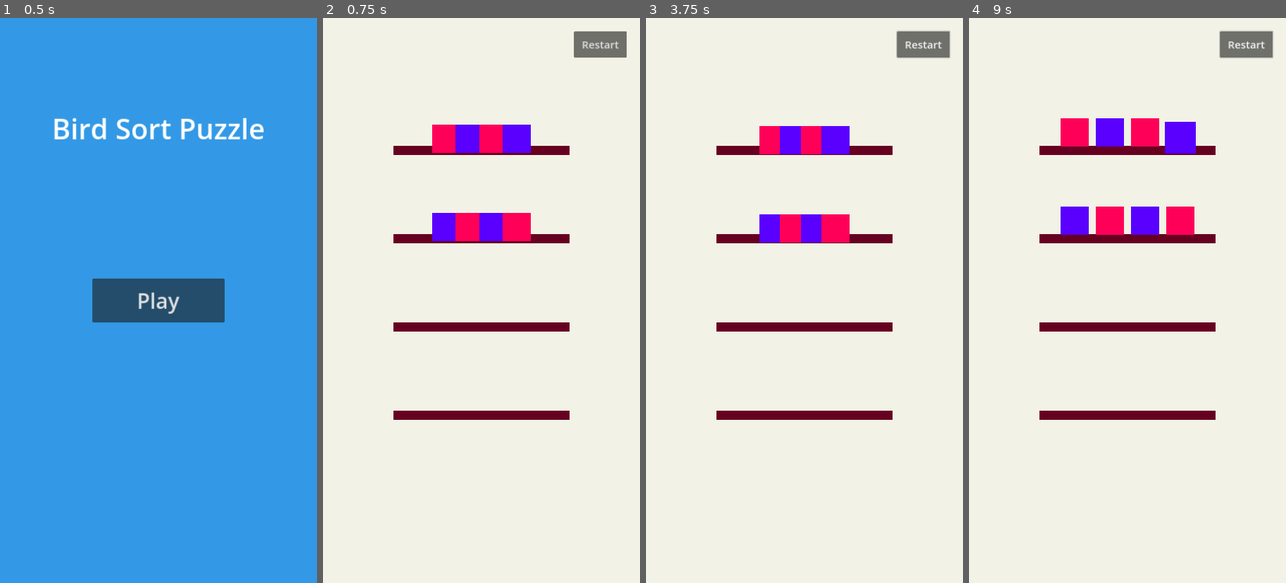
Above: before the commit, frames 1-4 (left to right).
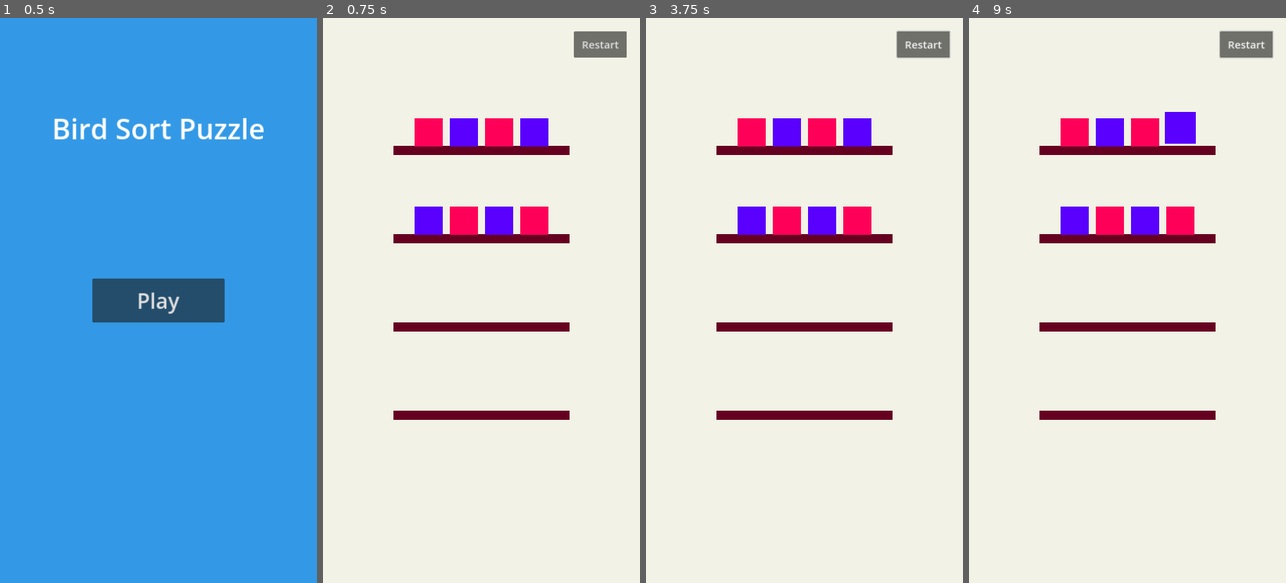
Above: after the commit, the same moments.

Repository: infoj143-png/Bird-Sort-Color-Puzzle
Game: Godot game, scene res://scenes/MainMenu.tscn
Two runs of this game, one before a commit and one after it. Both use one fixed random seed, a clock stepped at 60 frames per second and the inputs below.
Inputs (mouse positions are in pixels of both pictures, inside the frame that each line leads up to):
- Up to frame 1 (0.5 s): no input
- Up to frame 2 (0.75 s): click "Play" at 0.5 s
- Up to frame 3 (3.75 s): click "Restart" at 1.25 s; click "Restart" at 2 s; click "Restart" at 2.75 s; tap Enter at 3.5 s; move the mouse to (874, 272) at 3.52 s; click (874, 272) at 3.67 s
- Up to frame 4 (9 s): tap Space at 4.25, 5.75, 7.25 s; move the mouse to (1064, 328) at 4.27 s; click (1064, 328) at 4.42 s; tap Enter at 5, 6.5 s; move the mouse to (1159, 176) at 5.02 s; click (1159, 176) at 5.17 s; move the mouse to (1111, 413) at 5.77 s; click (1111, 413) at 5.92 s; move the mouse to (1222, 385) at 6.52 s; click (1222, 385) at 6.67 s; move the mouse to (1032, 215) at 7.27 s; click (1032, 215) at 7.42 s; move the mouse to (1143, 300) at 8.02 s; click (1143, 300) at 8.17 s; move the mouse to (1079, 159) at 8.77 s; click (1079, 159) at 8.92 s

Frame 1 is identical in both runs. In frame 2, 3.3% of the frame differs, in the area x 28-72%, y 17-40%; in frame 3, 3.7%; in frame 4, 0.3%.

Commit message:
Fix core game logic and visual alignment
- scripts/bird.gd: Added color setter and improved selection tween management.
- scripts/branch.gd: Updated bird parenting to use slot nodes for better alignment.
- scripts/main.gd: Fixed bird movement order by reversing the removed birds array.
- scripts/test_logic.gd: Adjusted mock setup for updated slot parenting.

Co-authored-by: infoj143-png <226180196+infoj143-png@users.noreply.github.com>

Diff:
--- a/scripts/bird.gd
+++ b/scripts/bird.gd
@@ -2,10 +2,15 @@
 
 enum BirdColor { RED, BLUE, GREEN, YELLOW, PINK, ORANGE }
 
-@export var color: BirdColor = BirdColor.RED
+@export var color: BirdColor = BirdColor.RED:
+	set(value):
+		color = value
+		update_color_visual()
 @export var is_selected: bool = false
 
 @onready var sprite = $Sprite2D
+
+var _selection_tween: Tween
 
 func _ready():
 	update_color_visual()
@@ -25,10 +30,13 @@
 	var target_y = -20 if is_selected else 0
 	var target_scale = Vector2(1.2, 1.2) if is_selected else Vector2(1.0, 1.0)
 
-	var tween = create_tween()
-	tween.set_parallel(true)
-	tween.tween_property(self, "position:y", target_y, 0.2).set_trans(Tween.TRANS_QUAD).set_ease(Tween.EASE_OUT)
-	tween.tween_property(self, "scale", target_scale, 0.2).set_trans(Tween.TRANS_QUAD).set_ease(Tween.EASE_OUT)
+	if _selection_tween:
+		_selection_tween.kill()
+
+	_selection_tween = create_tween()
+	_selection_tween.set_parallel(true)
+	_selection_tween.tween_property(self, "position:y", target_y, 0.2).set_trans(Tween.TRANS_QUAD).set_ease(Tween.EASE_OUT)
+	_selection_tween.tween_property(self, "scale", target_scale, 0.2).set_trans(Tween.TRANS_QUAD).set_ease(Tween.EASE_OUT)
 
 func move_to(target_position: Vector2):
 	var tween = create_tween()
--- a/scripts/branch.gd
+++ b/scripts/branch.gd
@@ -10,14 +10,14 @@
 
 func add_bird(bird: Node2D):
 	birds.append(bird)
-	var target_pos = slots.get_child(birds.size() - 1).position
+	var target_slot = slots.get_child(birds.size() - 1)
 
 	if bird.get_parent():
-		bird.reparent(self)
+		bird.reparent(target_slot)
 	else:
-		add_child(bird)
+		target_slot.add_child(bird)
 
-	bird.move_to(target_pos)
+	bird.move_to(Vector2.ZERO)
 
 func remove_birds(count: int) -> Array:
 	var removed = []
--- a/scripts/main.gd
+++ b/scripts/main.gd
@@ -101,6 +101,7 @@
 			if clicked_branch.can_receive_birds(color, moving_birds.size()):
 				# Perform move
 				var removed = selected_branch.remove_birds(moving_birds.size())
+				removed.reverse() # Maintain order when adding to new branch
 				for bird in removed:
 					bird.set_selected(false)
 					clicked_branch.add_bird(bird)
--- a/scripts/test_logic.gd
+++ b/scripts/test_logic.gd
@@ -17,7 +17,8 @@
 	var slots1 = Node2D.new()
 	slots1.name = "Slots"
 	for i in range(4):
-		slots1.add_child(Marker2D.new())
+		var slot = Marker2D.new()
+		slots1.add_child(slot)
 	branch1.add_child(slots1)
 
 	var bird1 = Node2D.new()
@@ -35,7 +36,7 @@
 	for i in range(4):
 		var b = Node2D.new()
 		b.set_script(bird_script)
-		b.color = 0
+		b.color = 0 # RED
 		branch1.birds.append(b)
 
 	assert(branch1.check_full_set() == true, "Should be full set")
